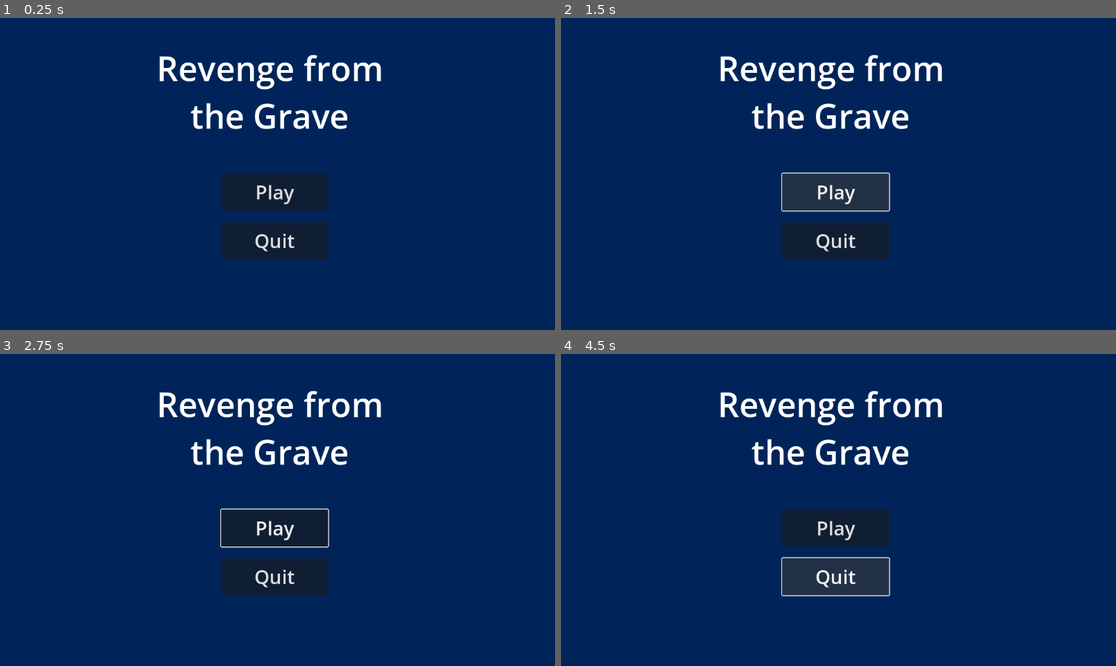
Above: before the commit, frames 1-4 (two rows, left to right).
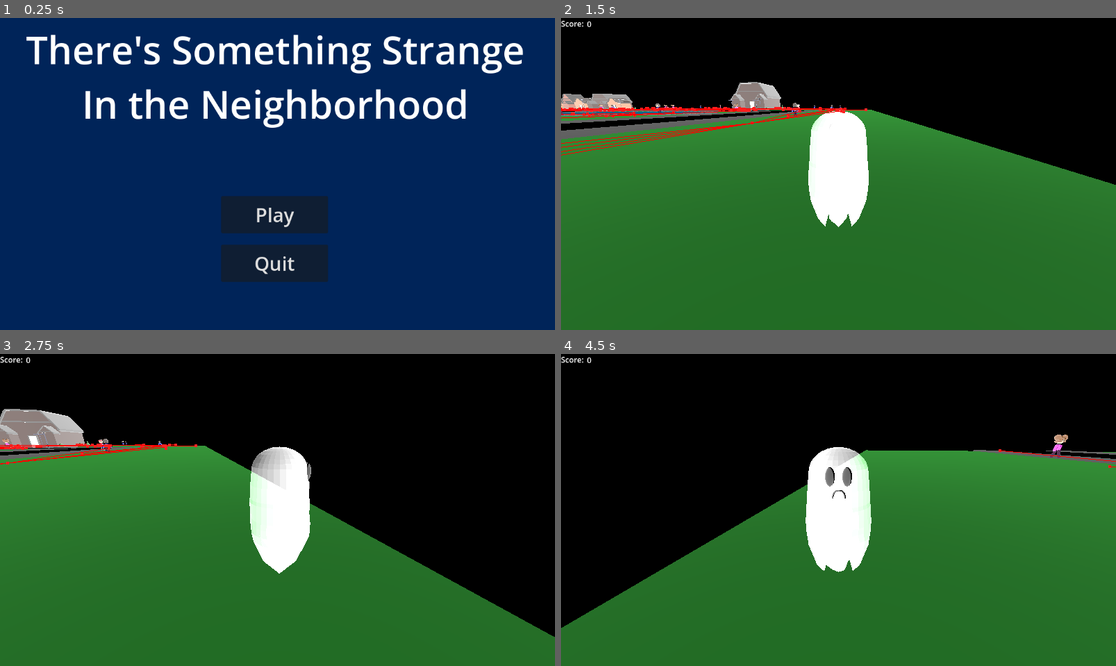
Above: after the commit, the same moments.

Repository: MJMrigg/Game-JAM-Game-Dev-1
Game: Godot game, scene res://Scenes/menu.tscn
Two runs of this game, one before a commit and one after it. Both use one fixed random seed, a clock stepped at 60 frames per second and the inputs below. This scene is started directly instead of the project's main scene.
Inputs (mouse positions are in pixels of both pictures, inside the frame that each line leads up to):
- Up to frame 1 (0.25 s): no input
- Up to frame 2 (1.5 s): click "Play" at 0.5 s; click (832, 192) at 1.25 s, where only the run before the commit has a clickable "Play"
- Up to frame 3 (2.75 s): tap Enter (close) at 2 s; move the mouse to (399, 494) at 2.02 s; hold D (p_right) from 2.03 s (still down); hold Enter (close) from 2.03 s (still down)
- Up to frame 4 (4.5 s): move the mouse to (727, 525) at 2.77 s; release D (p_right) at 2.78 s; release Enter (close) at 2.78 s; hold S (p_backward) 2.78-3.53 s; tap Enter (close) at 2.85 s; move the mouse to (894, 441) at 3.52 s; hold D (p_right) 3.53-4.28 s; hold Enter (close) 3.53-4.28 s; tap E (p_interact) at 3.6 s; move the mouse to (810, 572) at 4.27 s; hold W (p_forward) from 4.28 s (still down); tap Tab (p_perspective) at 4.35 s

The runs differ from the first frame. In frame 1, 12% of the frame differs, in the area x 4-95%, y 5-85%; in frame 2, 100%; in frame 3, 100%; in frame 4, 100%, in the area x 0-100%, y 0-100%.

Commit message:
Added Menu Functionality

Diff:
--- a/new-game-project/Scenes/menu.tscn
+++ b/new-game-project/Scenes/menu.tscn
@@ -1,4 +1,7 @@
-[gd_scene format=3 uid="uid://nj342uk326m6"]
+[gd_scene load_steps=3 format=3 uid="uid://nj342uk326m6"]
+
+[ext_resource type="Script" uid="uid://de60uglfmiit1" path="res://Scripts/menu.gd" id="1_1rerr"]
+[ext_resource type="PackedScene" uid="uid://biyyk528h54ur" path="res://Scenes/quit_menu.tscn" id="2_xhh6f"]
 
 [node name="Menu" type="Control"]
 layout_mode = 3
@@ -7,6 +10,7 @@
 anchor_bottom = 1.0
 grow_horizontal = 2
 grow_vertical = 2
+script = ExtResource("1_1rerr")
 
 [node name="ColorRect" type="ColorRect" parent="."]
 layout_mode = 1
@@ -20,18 +24,18 @@
 [node name="Label" type="Label" parent="ColorRect"]
 layout_mode = 1
 anchors_preset = -1
-anchor_left = 0.22600001
-anchor_top = 0.086
-anchor_right = 0.74300003
-anchor_bottom = 0.38700002
-offset_left = -0.35202026
-offset_top = 0.27199936
-offset_right = 4.063965
-offset_bottom = 0.22398376
+anchor_left = 0.036000002
+anchor_top = 0.010000001
+anchor_right = 0.96000004
+anchor_bottom = 0.46400002
+offset_left = -1.4720039
+offset_top = 3.5199995
+offset_right = -1.920044
+offset_bottom = 3.328003
 grow_horizontal = 2
 grow_vertical = 2
-theme_override_font_sizes/font_size = 70
-text = "Revenge from the Grave"
+theme_override_font_sizes/font_size = 80
+text = "There's Something Strange In the Neighborhood"
 horizontal_alignment = 1
 autowrap_mode = 2
 
@@ -43,13 +47,13 @@
 anchor_right = 0.591
 anchor_bottom = 0.61700004
 offset_left = 0.5039673
-offset_top = -1.0
+offset_top = 46.0
 offset_right = 0.16796875
-offset_bottom = 0.18395996
+offset_bottom = 47.18396
 theme_override_font_sizes/font_size = 40
 text = "Play"
 
-[node name="PlayButton2" type="Button" parent="ColorRect"]
+[node name="QuitButton" type="Button" parent="ColorRect"]
 layout_mode = 1
 anchors_preset = -1
 anchor_left = 0.39800003
@@ -57,8 +61,14 @@
 anchor_right = 0.591
 anchor_bottom = 0.77300006
 offset_left = 0.5039673
-offset_top = 0.2079773
+offset_top = 47.207977
 offset_right = 0.16796875
-offset_bottom = 0.095947266
+offset_bottom = 47.095947
 theme_override_font_sizes/font_size = 40
 text = "Quit"
+
+[node name="quit_menu" parent="." instance=ExtResource("2_xhh6f")]
+layout_mode = 1
+
+[connection signal="pressed" from="ColorRect/PlayButton" to="." method="play"]
+[connection signal="pressed" from="ColorRect/QuitButton" to="quit_menu" method="open"]
--- a/new-game-project/Scenes/player.tscn
+++ b/new-game-project/Scenes/player.tscn
@@ -53,6 +53,12 @@
 transform = Transform3D(-1.7484556e-08, 0, 0.4, 0, 0.4, 0, -0.4, 0, -1.7484556e-08, 0, -0.5971966, 0)
 visible = false
 
+[node name="Skeleton3D" parent="visuals/NPC1/Armature" index="0"]
+bones/1/rotation = Quaternion(-0.62181765, -0.03421384, 0.12481878, 0.772394)
+bones/2/rotation = Quaternion(-0.6726704, 0.07278214, 0.015036602, 0.7362005)
+bones/3/rotation = Quaternion(0.612828, -0.112093866, -0.025992583, 0.7817936)
+bones/4/rotation = Quaternion(0.6501276, -0.042672887, -0.27297, 0.707814)
+
 [node name="NPC3" parent="visuals" instance=ExtResource("5_fkybt")]
 transform = Transform3D(-1.7484556e-08, 0, 0.4, 0, 0.4, 0, -0.4, 0, -1.7484556e-08, 0, -0.57906175, 0)
 visible = false
--- a/new-game-project/Scenes/quit_menu.tscn
+++ b/new-game-project/Scenes/quit_menu.tscn
@@ -73,3 +73,6 @@
 grow_vertical = 2
 theme_override_font_sizes/font_size = 30
 text = "No (N)"
+
+[connection signal="pressed" from="ColorRect/Yes" to="." method="quit"]
+[connection signal="pressed" from="ColorRect/No" to="." method="close"]
--- a/new-game-project/Scripts/door_menu.gd
+++ b/new-game-project/Scripts/door_menu.gd
@@ -11,9 +11,13 @@
 func close() -> void:
 	self.hide()
 
+# Quit the game
+func quit() -> void:
+	get_tree().quit()
+
 # If the player presses a key
 func _unhandled_input(event: InputEvent) -> void:
 	if(event.is_action_pressed("close")): # Close the menu
 		close()
 	if(event.is_action_pressed("quit") && self.visible): # Quit the game if menu is open
-		get_tree().quit()
+		quit()
--- /dev/null
+++ b/new-game-project/Scripts/menu.gd
@@ -0,0 +1,5 @@
+extends Control
+
+# Change scenes to main game when play button pressed
+func play() -> void:
+	get_tree().change_scene_to_file("res://Scenes/Morgan_Creek.tscn")
Not shown, added: new-game-project/Scripts/menu.gd.uid
